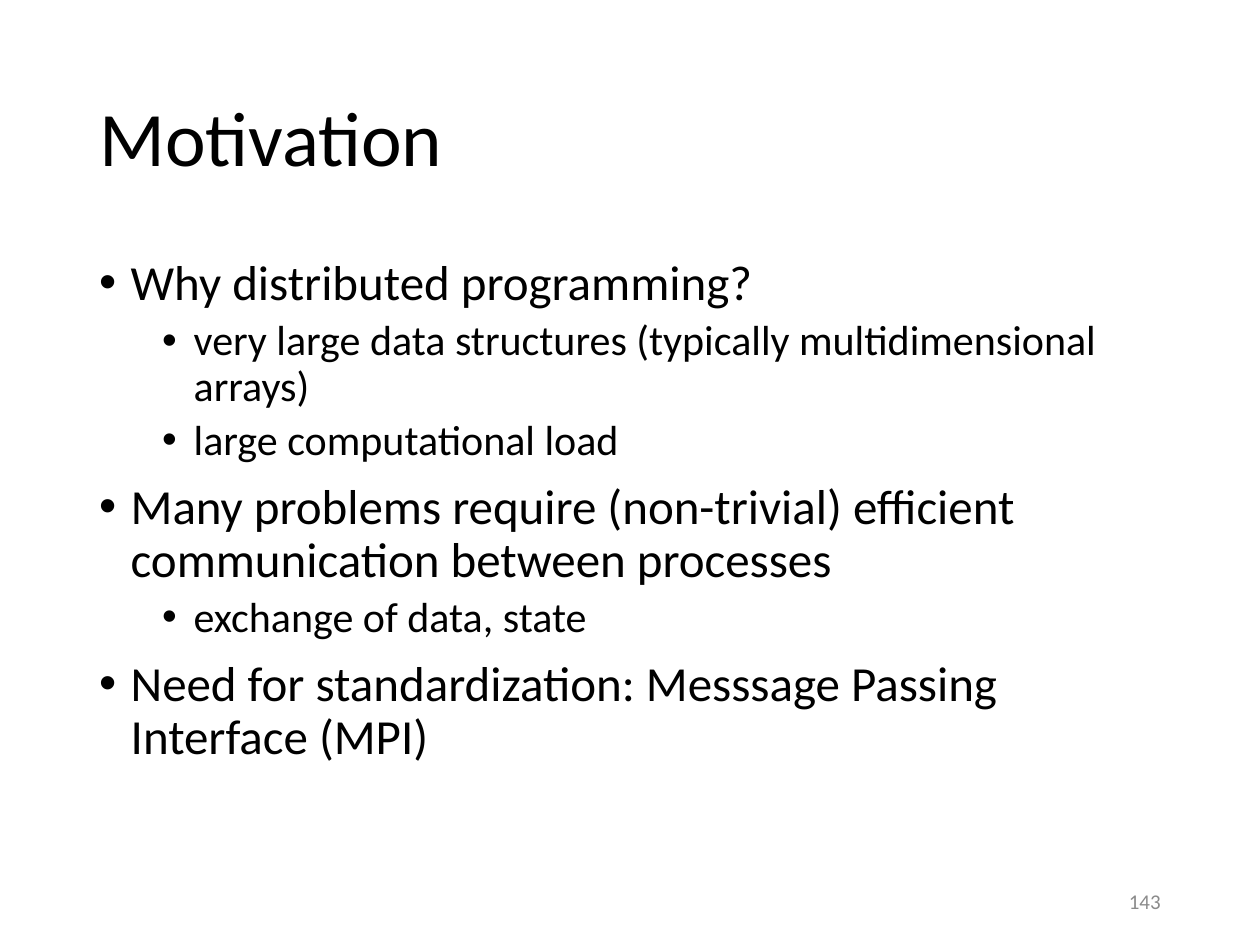
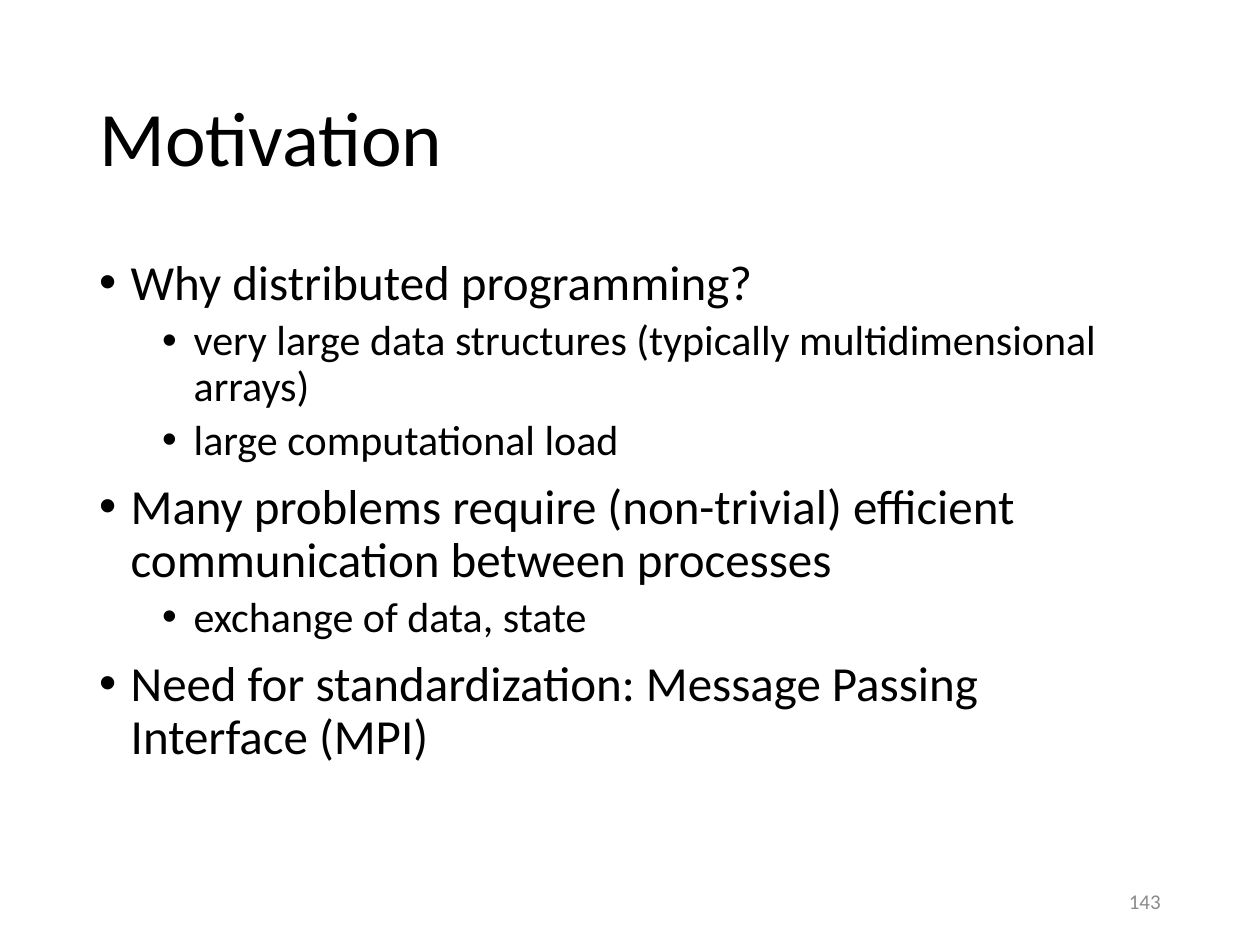
Before and after one commit to gjbex/Python-for-HPC, a slide deck: slide 143 of python_for_hpc.pptx. Drawn at 1260x945 pixels with LibreOffice and Linux fonts; fonts in the diff are those of the drawing. Boxes give left, top, right and bottom in pixels: in the first picture for what was removed or moved away, otherwise in the second. Text is boxed around its words. In the diff, an @@ line names an element or a change of style, - is before the commit and + after.

Commit message:
Fix typos

```diff
--- a/python_for_hpc.pptx
+++ b/python_for_hpc.pptx
@@ text at (x1=131, y1=667, x2=978, y2=761): text changed @@
-• Need for standardization: Messsage Passing Interface (MPI)
+• Need for standardization: Message Passing Interface (MPI)
```
Also in this commit, not shown: 3 other slides changed.
